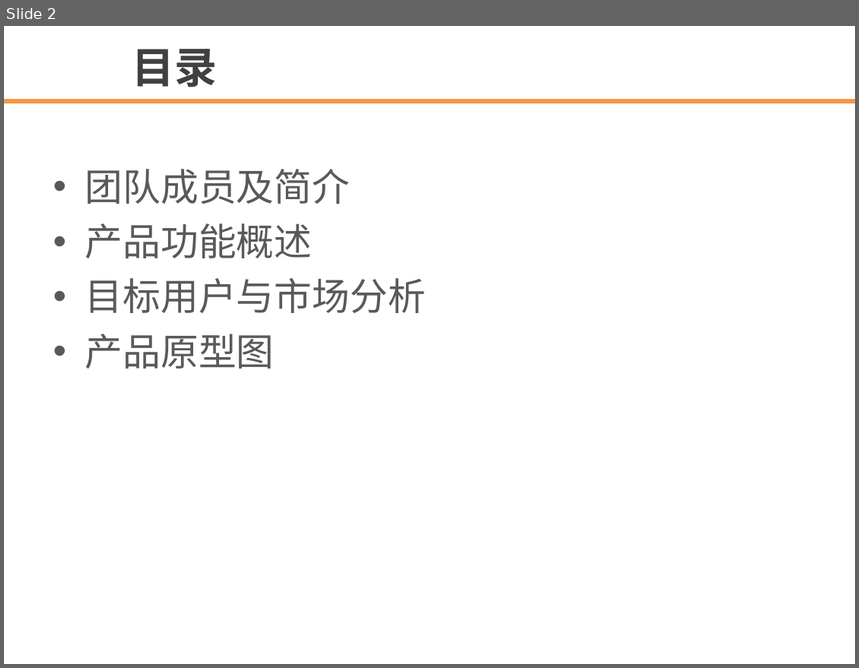
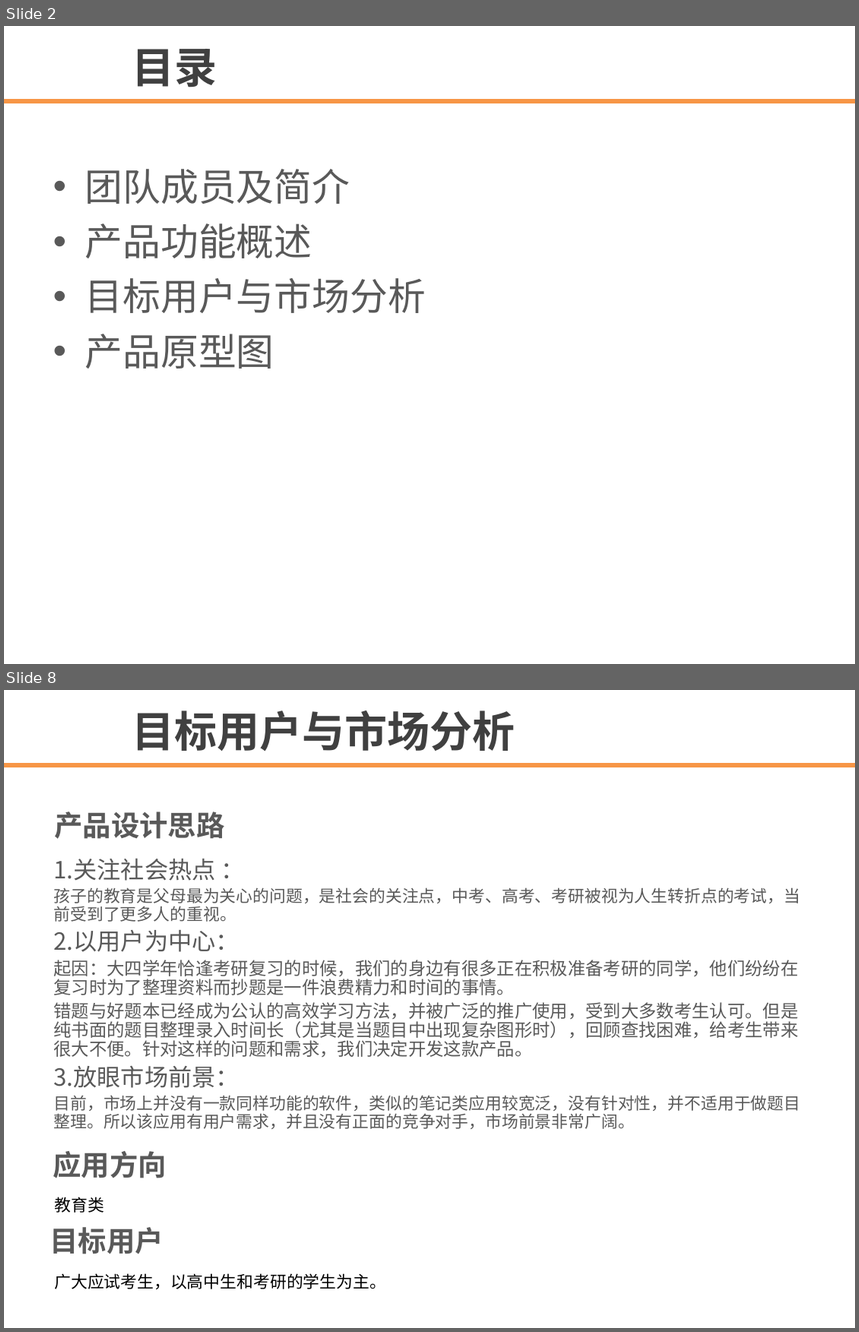
Before and after one commit to biscuit-team/CorrectNote, a slide deck: document/template.ppt. Shown one above the other, each under a label of ours: slide 2 before the commit, slides 2 and 8 after it; the slides between them are not shown. The pictures are 859x668 and 859x1332 pixels, drawn with LibreOffice and Linux fonts; fonts in the diff are those of the drawing; background and template pictures are left out. Boxes give left, top, right and bottom in pixels: in the first picture for what was removed or moved away, otherwise in the second. Text is boxed around its words. In the diff, an @@ line names an element or a change of style, - is before the commit and + after.

```diff
--- a/document/template.ppt
+++ b/document/template.ppt
@@ slide 8 added at [4, 690, 855, 1328], background #FFFFFF; not listed: 1 template element that a slide beside it also shows @@
@@ text added at [132, 711, 515, 751], 36 pt, text #404040, bold @@
+目标用户与市场分析
@@ text added at [54, 812, 224, 839], 24 pt, text #595959, bold @@
+产品设计思路
@@ text added at [54, 858, 801, 1129], 15 pt, text #595959 @@
+1.关注社会热点 ：
+孩子的教育是父母最为关心的问题，是社会的关注点，中考、高考、考研被视为人生转折点的考试，当前受到了更多人的重视。
+2.以用户为中心：
+起因：大四学年恰逢考研复习的时候，我们的身边有很多正在积极准备考研的同学，他们纷纷在复习时为了整理资料而抄题是一件浪费精力和时间的事情。
+错题与好题本已经成为公认的高效学习方法，并被广泛的推广使用，受到大多数考生认可。但是纯书面的题目整理录入时间长（尤其是当题目中出现复杂图形时），回顾查找困难，给考生带来很大不便。针对这样的问题和需求，我们决定开发这款产品。
+3.放眼市场前景：
+目前，市场上并没有一款同样功能的软件，类似的笔记类应用较宽泛，没有针对性，并不适用于做题目整理。所以该应用有用户需求，并且没有正面的竞争对手，市场前景非常广阔。
@@ text added at [53, 1151, 167, 1179], 24 pt, text #595959, bold @@
+应用方向
@@ text added at [54, 1197, 104, 1213], 14 pt, text #000000 @@
+教育类
@@ text added at [50, 1227, 164, 1255], 24 pt, text #595959, bold @@
+目标用户
@@ text added at [54, 1274, 386, 1290], 14 pt, text #000000 @@
+广大应试考生，以高中生和考研的学生为主。
```
Also in this commit, not shown: 2 slides changed, 6 other slides added, 3 slides removed.
